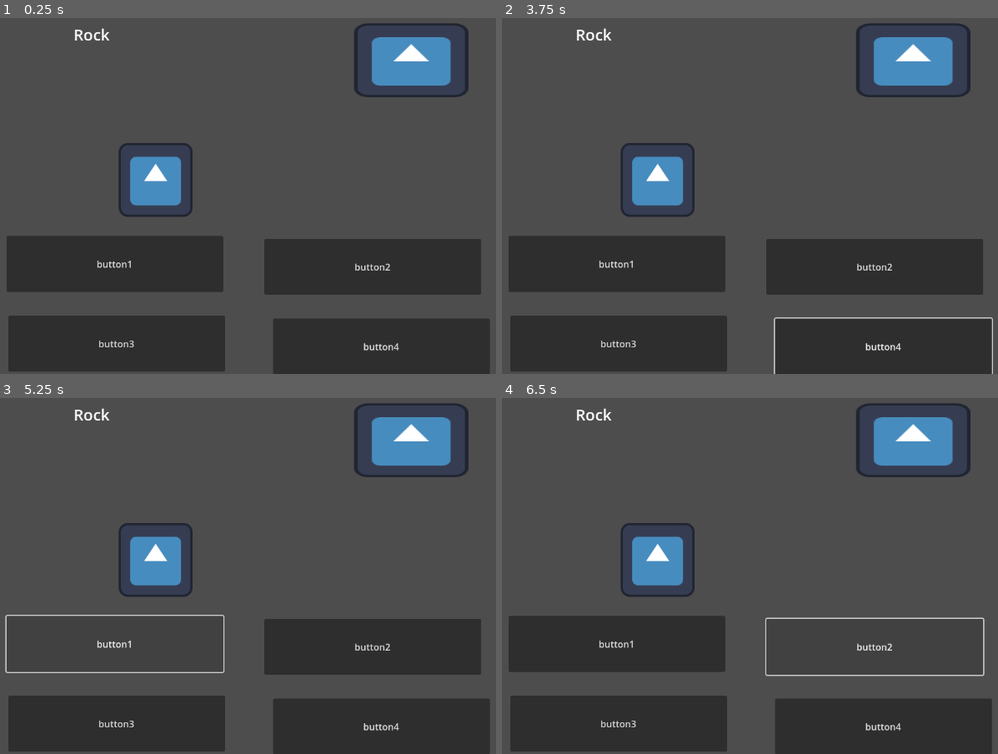
Above: before the commit, frames 1-4 (two rows, left to right).
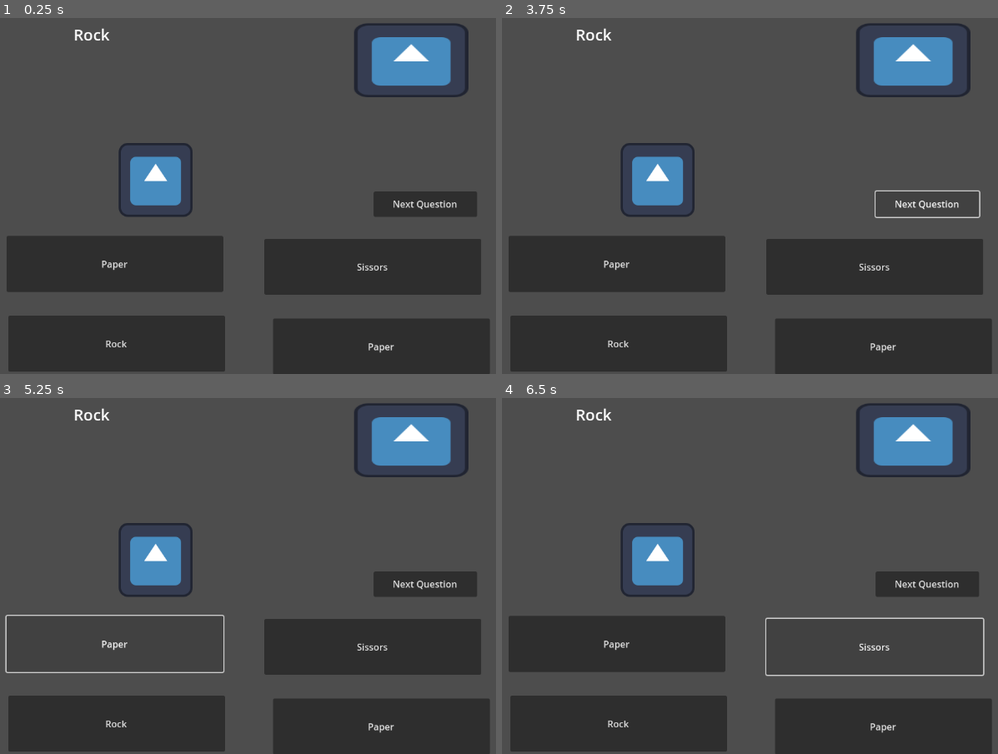
Above: after the commit, the same moments.

Repository: S1lv3rn/GGJ2024
Game: Godot game, scene res://joke_game.tscn
Two runs of this game, one before a commit and one after it. Both use one fixed random seed, a clock stepped at 60 frames per second and the inputs below. Before the commit the project has no main scene; this scene is started directly in both runs. The engine's default icon, where the game draws it, is replaced by a stand-in: a white triangle on a blue panel in a dark square.
Inputs (mouse positions are in pixels of both pictures, inside the frame that each line leads up to):
- Up to frame 1 (0.25 s): no input
- Up to frame 2 (3.75 s): click "button1" (after the commit: "Paper") at 0.5 s; click "button2" (after the commit: "Sissors") at 1.25 s; click "button3" (after the commit: "Rock") at 2 s; click "button4" (after the commit: "Paper") at 2.75 s; click (928, 203) at 3.5 s, where only the run after the commit has a clickable "Next Question"
- Up to frame 3 (5.25 s): click (426, 583) at 4.25 s, where only the run after the commit has a clickable "Next Question"; click "button1" (after the commit: "Paper") at 5 s
- Up to frame 4 (6.5 s): click "button2" (after the commit: "Sissors") at 5.75 s

The runs differ from the first frame. In frame 1, 1.8% of the frame differs, in the area x 19-97%, y 48-95%; in frame 2, 1.0%; in frame 3, 1.8%; in frame 4, 1.8%.

Commit message:
added next button

Diff:
--- a/joke_game.tscn
+++ b/joke_game.tscn
@@ -58,3 +58,11 @@
 offset_bottom = 149.0
 text = "King Talk"
 label_settings = SubResource("LabelSettings_e5icx")
+
+[node name="NextButton" type="Button" parent="."]
+unique_name_in_owner = true
+offset_left = 727.0
+offset_top = 332.0
+offset_right = 906.0
+offset_bottom = 376.0
+text = "Next Question"
--- a/joke_mini_game.gd
+++ b/joke_mini_game.gd
@@ -32,19 +32,26 @@
 	%Button3.visible = true
 	%Button4.visible = true
 	%Button1.visible = true
-	%Button2.text = "button2"
-	%Button3.text = "button3"
-	%Button4.text = "button4"
-	%Button1.text = "button1"
+	%Button2.text = "Sissors"
+	%Button3.text = "Rock"
+	%Button4.text = "Paper"
+	%Button1.text = "Paper"
 
 # on button
 func check_answer(answer):
 	var isRight = (kingQ == "Paper" and answer == "Sissors"
 		or kingQ == "Sissors" and answer == "Rock"
 		or kingQ == "Rock" and answer == "Paper")
+	var reply
+
 	if isRight:
 		rightAns +=1
+		reply = "Correct!"
+	else:
+		reply = "Wrong!"
 
-func _on_button_2_pressed():
+	%KingsTalk.text = reply
+
+#func _on_button_2_pressed():
 	#check_answer(Button2.text)
-	pass
+#	pass
--- a/project.godot
+++ b/project.godot
@@ -11,7 +11,7 @@
 [application]
 
 config/name="GGJ24-MakeMeLaugh"
-run/main_scene="res://joke_mini_game.tscn"
+run/main_scene="res://joke_game.tscn"
 config/features=PackedStringArray("4.2", "GL Compatibility")
 config/icon="res://icon.svg"
 
